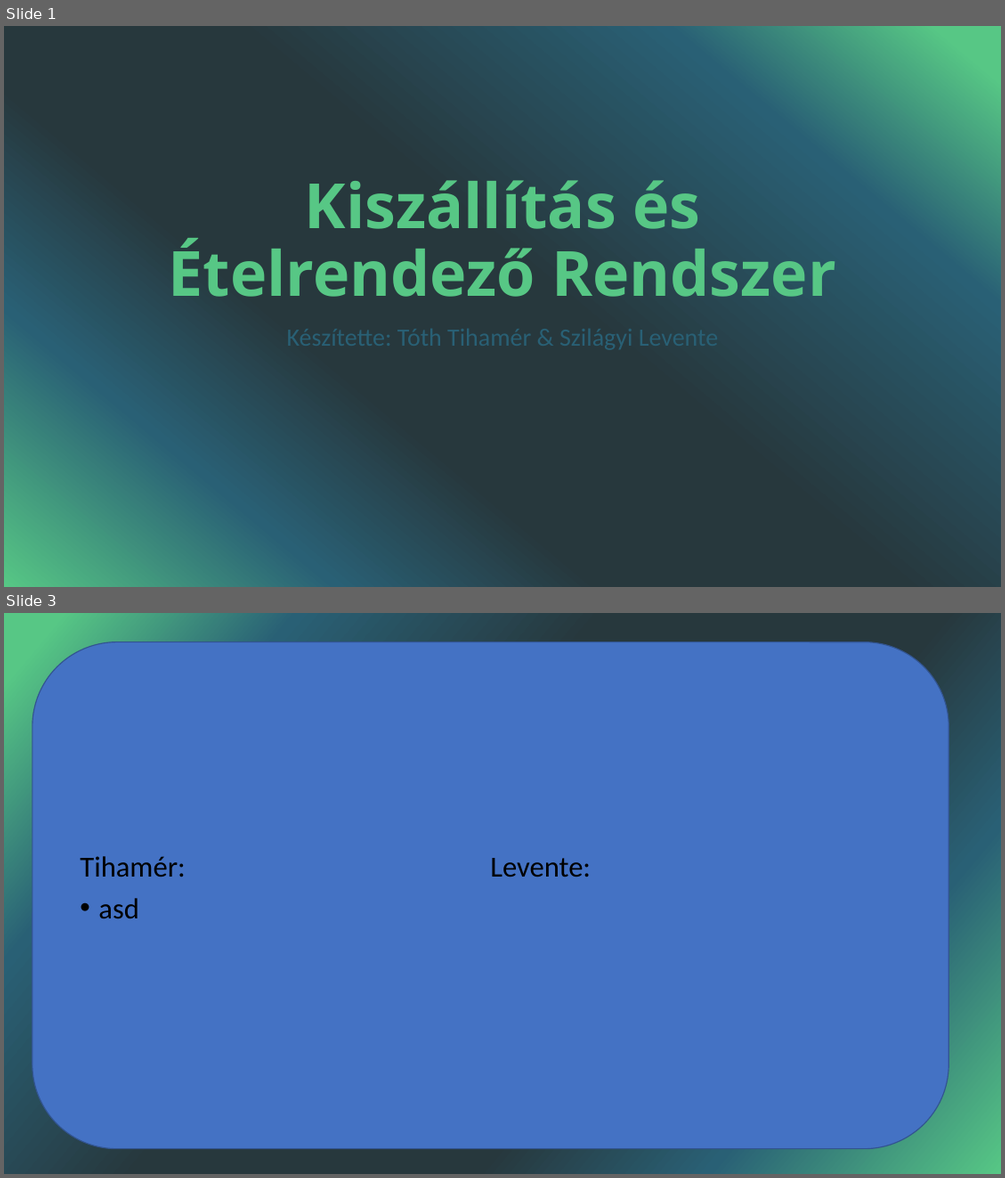
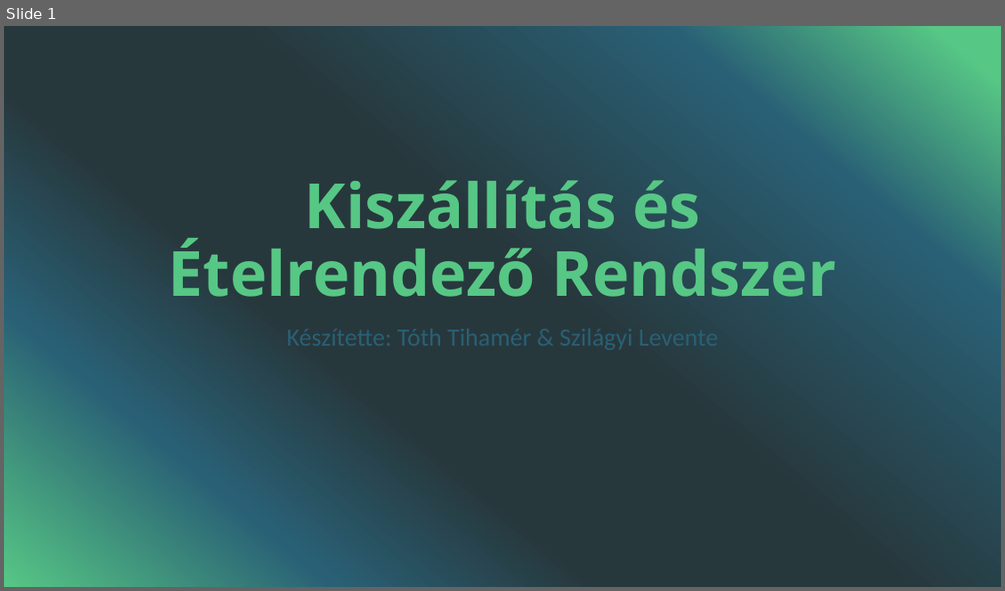
Before and after one commit to TihikEu/Kiszallitasi-Etelrendelo-Rendszer, a slide deck: Kiszállítás és Ételrendező Rendszer.pptx. Shown one above the other, each under a label of ours: slides 1 and 3 before the commit, slide 1 after it; the slides between them are not shown. The pictures are 1005x1178 and 1005x591 pixels, drawn with LibreOffice and Linux fonts; fonts in the diff are those of the drawing. Boxes give left, top, right and bottom in pixels: in the first picture for what was removed or moved away, otherwise in the second. Text is boxed around its words. In the diff, an @@ line names an element or a change of style, - is before the commit and + after.

```diff
--- a/Kiszállítás és Ételrendező Rendszer.pptx
+++ b/Kiszállítás és Ételrendező Rendszer.pptx
@@ slide 3 removed at bbox=[4, 613, 1001, 1174], background gradient #57C785 to #296075 to #27383D @@
@@ rounded rectangle removed at bbox=[32, 642, 949, 1149] @@
@@ text removed at bbox=[80, 856, 186, 918] @@
-Tihamér:
-• asd
@@ text removed at bbox=[490, 858, 591, 876] @@
-Levente:
```
Also in this commit, not shown: 1 slide changed, 8 slides added.
